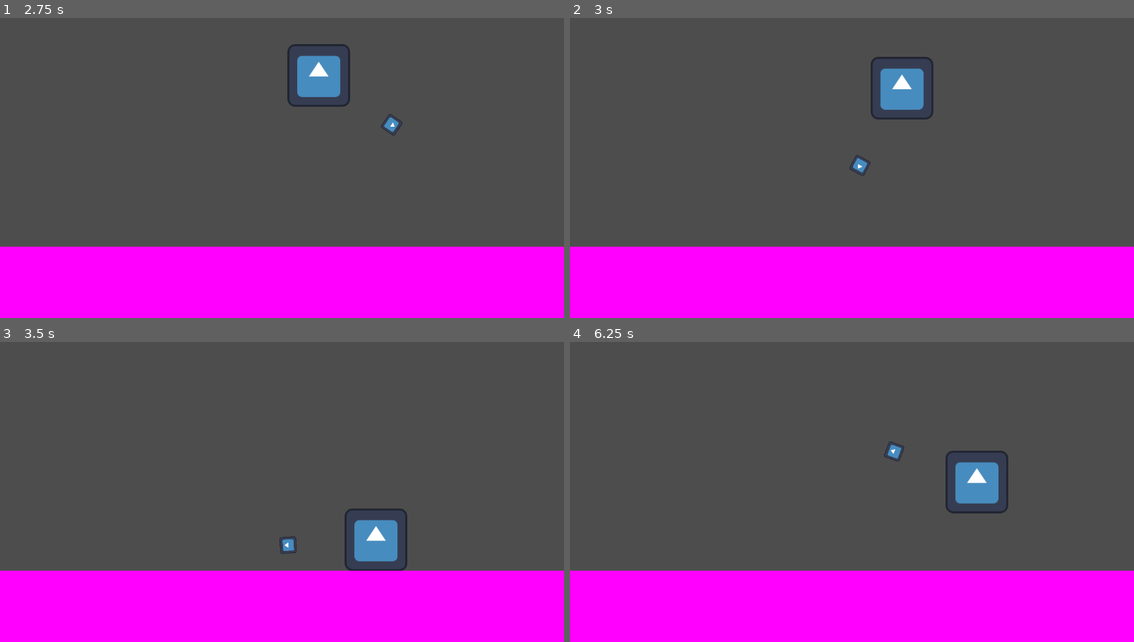
Above: before the commit, frames 1-4 (two rows, left to right).
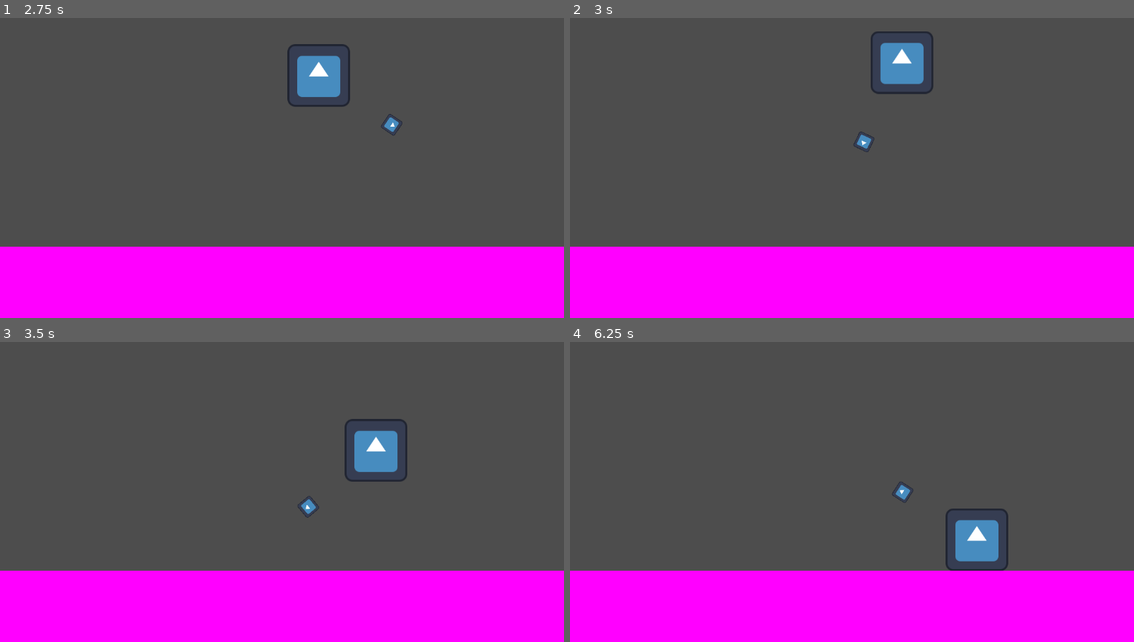
Above: after the commit, the same moments.

Repository: paxelotl/lame-jam-48
Game: Godot game, scene res://main.tscn
Same seed, same stepped clock (60 frames per second), same inputs: the game is played once before the commit and once after it. The engine's default icon, where the game draws it, is replaced by a stand-in: a white triangle on a blue panel in a dark square.
Inputs (mouse positions are in pixels of both pictures, inside the frame that each line leads up to):
- Up to frame 1 (2.75 s): tap Enter at 0.5 s; move the mouse to (406, 144) at 0.52 s; hold D (move_right) 0.53-2.03 s; click (406, 144) at 0.67 s; move the mouse to (169, 174) at 1.27 s; click (169, 174) at 1.42 s; move the mouse to (338, 90) at 2.02 s; hold A (move_left) from 2.03 s (still down); click (338, 90) at 2.17 s
- Up to frame 2 (3 s): move the mouse to (823, 222) at 2.77 s; release A (move_left) at 2.78 s; hold D (move_right) from 2.78 s (still down); click (823, 222) at 2.92 s
- Up to frame 3 (3.5 s): keep holding D (move_right)
- Up to frame 4 (6.25 s): move the mouse to (1021, 531) at 3.52 s; click (1021, 531) at 3.67 s; move the mouse to (682, 435) at 4.27 s; release D (move_right) at 4.28 s; hold A (move_left) 4.28-5.03 s; click (682, 435) at 4.42 s; move the mouse to (880, 483) at 5.02 s; hold D (move_right) 5.03-5.78 s; click (880, 483) at 5.17 s; move the mouse to (767, 405) at 5.77 s; hold A (move_left) from 5.78 s (still down); click (767, 405) at 5.92 s

Frame 1 is identical in both runs. In frame 2, 1.9% of the frame differs, in the area x 49-65%, y 4-53%; in frame 3, 2.9%, in the area x 49-73%, y 25-77%; in frame 4, 2.9%.

Commit message:
Remove ability to launch mid-air

Diff:
--- a/player.gd
+++ b/player.gd
@@ -10,7 +10,7 @@
 	if event is InputEventMouseButton and event.is_pressed():
 		match event.button_index:
 			MOUSE_BUTTON_LEFT:
-				velocity = direction_to_arrow.normalized() * 800
+				launch()
 
 func _physics_process(delta: float) -> void:
 	# point arrow towards cursor
@@ -31,3 +31,7 @@
 		velocity.x = move_toward(velocity.x, 0, SPEED / 3)
 
 	move_and_slide()
+
+func launch():
+	if is_on_floor():
+		velocity = direction_to_arrow.normalized() * 800
